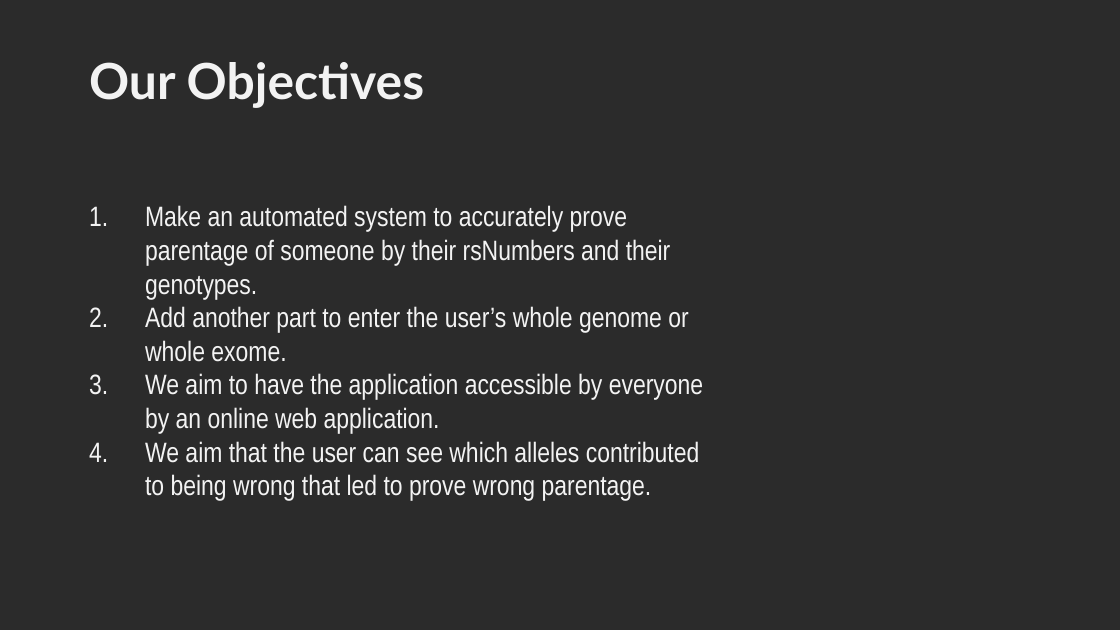
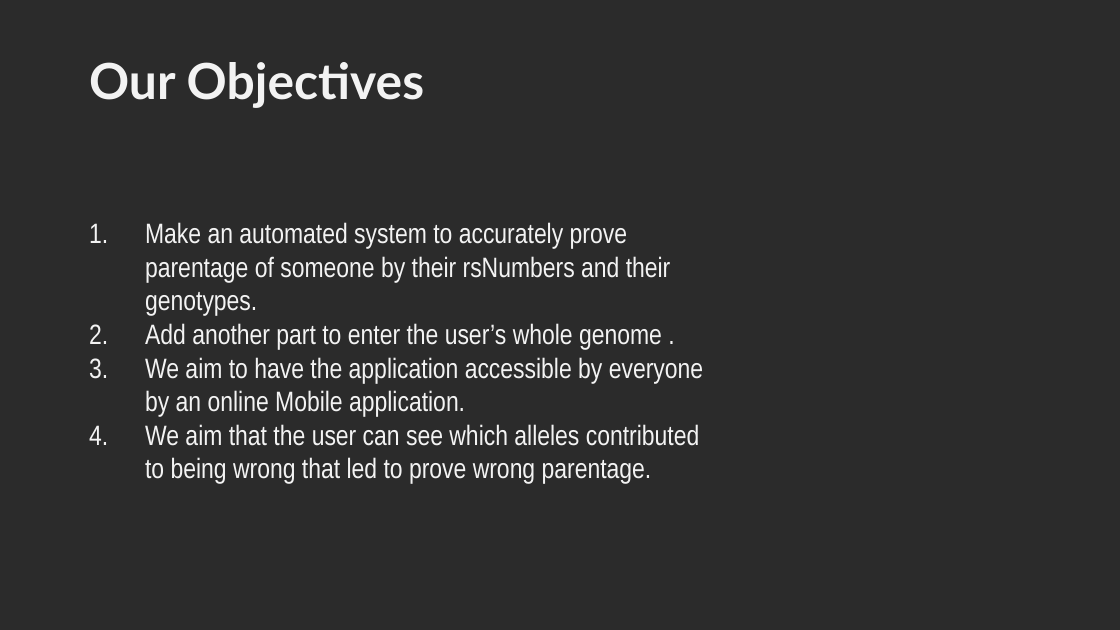
Before and after one commit to YoussifAssem/Genatac, a slide deck: slide 7 of E-Genetics/presentations/new presentation.pptx. Drawn at 1120x630 pixels with LibreOffice and Linux fonts; fonts in the diff are those of the drawing; background and template pictures are left out; a plain dark background stands for a picture behind light text. Boxes give left, top, right and bottom in pixels: in the first picture for what was removed or moved away, otherwise in the second. Text is boxed around its words. In the diff, an @@ line names an element or a change of style, - is before the commit and + after.

```diff
--- a/E-Genetics/presentations/new presentation.pptx
+++ b/E-Genetics/presentations/new presentation.pptx
@@ text at [145, 323, 703, 417]: text changed @@
-2. Add another part to enter the user’s whole genome or whole exome.
-3. We aim to have the application accessible by everyone by an online web application.
+2. Add another part to enter the user’s whole genome .
+3. We aim to have the application accessible by everyone by an online Mobile application.
```
Also in this commit, not shown: 5 other slides changed.
